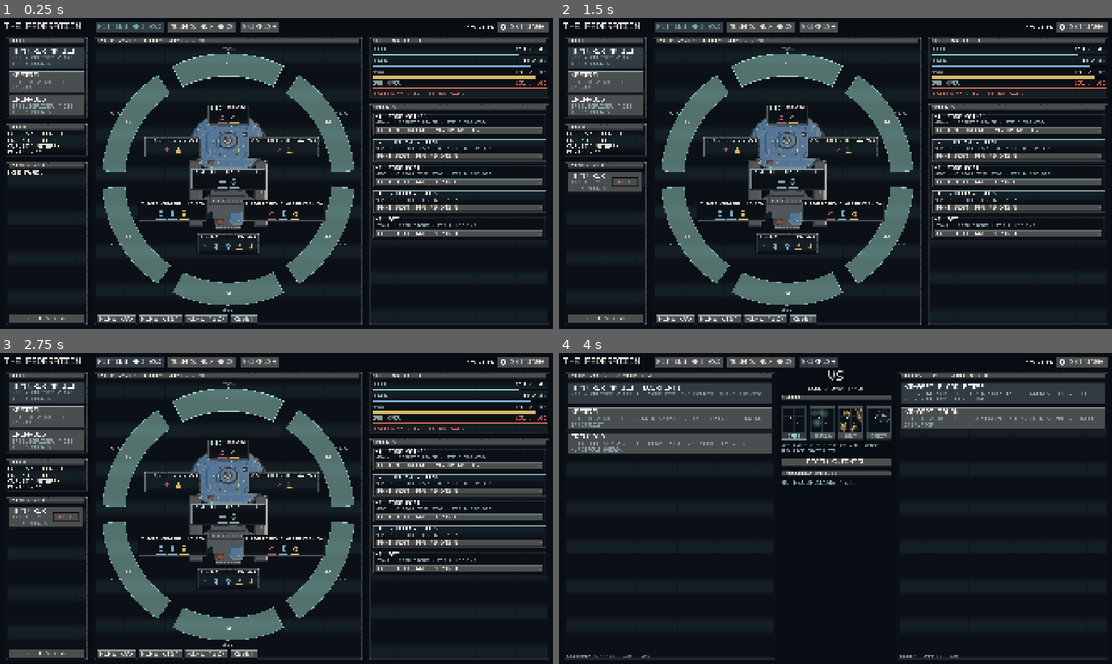
Above: before the commit, frames 1-4 (two rows, left to right).
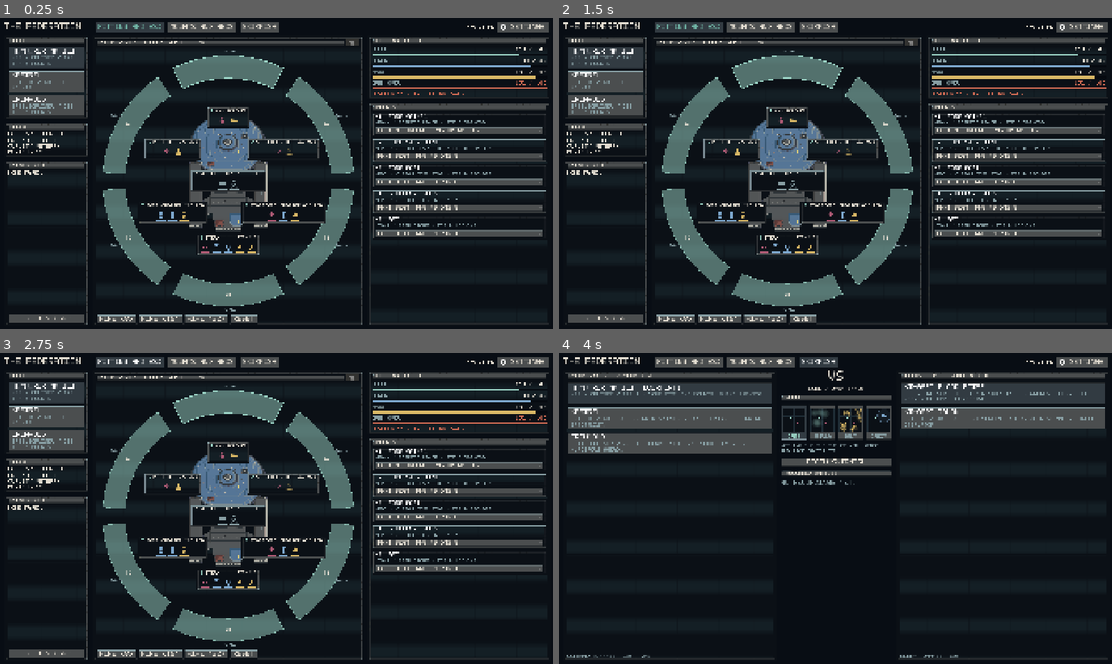
Above: after the commit, the same moments.

Repository: RubenTipparach/the-federation
Game: Godot game, scene res://scenes/main.tscn
The game is run twice, just before and just after one commit, with the same random seed, the same clock (stepped at 60 frames per second) and the same inputs.
Inputs (mouse positions are in pixels of both pictures, inside the frame that each line leads up to):
- Up to frame 1 (0.25 s): no input
- Up to frame 2 (1.5 s): click "SAVE THIS DESIGN" at 0.5 s; click (912, 42) at 1.27 s
- Up to frame 3 (2.75 s): click "Fitting and SSD" at 2 s
- Up to frame 4 (4 s): click "Mounts and arcs" at 2.75 s; click "Skirmish" at 3.5 s

The runs differ from the first frame. In frame 1, 4.7% of the frame differs, in the area x 17-65%, y 6-95%; in frame 2, 5.5%, in the area x 1-65%, y 6-95%; in frame 3, 5.5%; in frame 4, nothing differs.

Commit message:
Move discarding a design to the ship systems display
A delete button on every row is a delete button under every thumb, and it
was taking 90 pixels of a 288 wide column, which is what pushed the meta
line to three rows in the first place.

The trash sits on the SSD header instead, beside the name of the design it
would throw away, and it throws away the one the display is showing. It is
disabled until a saved design is loaded and goes dark again the moment the
fit stops being that design: picking a different hull, or discarding it.

Which design is loaded is checked against the file rather than tracked
through every path that could change the fit, because those paths are in
four screens and the fifth will be added without this being remembered.

SelectCard is a card again. Nothing needs a delete button on a row now, so
the button and its signal are gone rather than left unused.

One more white alpha mask from tools/gen_icons.py, drawn at 24 against the 48
pixel source, which is the exact halving nearest filtering wants.

Driven through all five states in a real run: nothing loaded, saved, hull
switched, design loaded, discarded. The file count goes 2 to 1, the row goes
with it, and the button disarms.

Co-Authored-By: Claude Opus 5 <noreply@anthropic.com>
Claude-Session: https://claude.ai/code/session_01CvwCzyN7nJMTRzM6y36WyC

Diff:
--- a/scenes/fitting.tscn
+++ b/scenes/fitting.tscn
@@ -1,9 +1,10 @@
-[gd_scene load_steps=5 format=3]
+[gd_scene load_steps=6 format=3]
 
 [ext_resource type="Script" path="res://src/ui/fitting_screen.gd" id="1"]
 [ext_resource type="Script" path="res://src/ui/ssd_control.gd" id="2"]
 [ext_resource type="PackedScene" path="res://scenes/ui/budget_bar.tscn" id="3"]
 [ext_resource type="PackedScene" path="res://scenes/ui/hull_view.tscn" id="4"]
+[ext_resource type="Texture2D" path="res://assets/icons/trsh.png" id="5"]
 
 [node name="Fitting" type="HBoxContainer"]
 anchors_preset = 15
@@ -104,11 +105,34 @@
 layout_mode = 2
 theme_override_constants/separation = 10
 
-[node name="Head" type="Label" parent="Center/V"]
-layout_mode = 2
+; The header names the design on the plate, and carries the one thing you can
+; do to a saved design that is not editing it. Discarding lives here rather
+; than on the row in the list, because a delete button sitting on every row is
+; a delete button under every thumb, and because what gets thrown away is what
+; the display is showing.
+
+[node name="Head" type="HBoxContainer" parent="Center/V"]
+layout_mode = 2
+
+[node name="Title" type="Label" parent="Center/V/Head"]
+layout_mode = 2
+size_flags_horizontal = 3
 theme_override_font_sizes/font_size = 13
 text = "SHIP SYSTEM DISPLAY"
 theme_type_variation = &"HeaderLabel"
+text_overrun_behavior = 1
+
+[node name="Discard" type="Button" parent="Center/V/Head"]
+custom_minimum_size = Vector2(48, 32)
+custom_maximum_size = Vector2(48, 32)
+propagate_maximum_size = true
+layout_mode = 2
+focus_mode = 0
+disabled = true
+expand_icon = true
+icon = ExtResource("5")
+tooltip_text = "Discard this saved design"
+theme_override_constants/icon_max_width = 24
 
 [node name="Ring" type="Control" parent="Center/V"]
 layout_mode = 2
--- a/scenes/ui/select_card.tscn
+++ b/scenes/ui/select_card.tscn
@@ -1,12 +1,12 @@
 [gd_scene load_steps=2 format=3]
 
 ; A pressable card with a title and a subtitle, reused by the hull list, the
-; skirmish design list, the enemy list and the settings panel's saved designs
+; skirmish design list, the enemy list and the shipyard's saved designs
 ; (CLAUDE.md 4.1: one card, four callers, parameterized rather than cloned).
 ;
-; Delete is authored here and hidden, rather than a fifth card scene existing
-; for the one list whose rows can be thrown away. Same pattern as the Fix
-; button on a station tab: the card configures it, it does not build it.
+; It carried a delete button for a while, for the saved designs. Discarding a
+; design now lives on the ship systems display beside the design it would
+; throw away, so the card is a card again.
 
 [ext_resource type="Script" path="res://src/ui/select_card.gd" id="1"]
 
@@ -44,24 +44,3 @@
 theme_override_font_sizes/font_size = 13
 text = "meta"
 autowrap_mode = 2
-
-[node name="Delete" type="Button" parent="."]
-visible = false
-custom_minimum_size = Vector2(90, 32)
-custom_maximum_size = Vector2(90, 32)
-propagate_maximum_size = true
-layout_mode = 1
-anchors_preset = 6
-anchor_left = 1.0
-anchor_top = 0.5
-anchor_right = 1.0
-anchor_bottom = 0.5
-offset_left = -102.0
-offset_top = -16.0
-offset_right = -12.0
-offset_bottom = 16.0
-grow_horizontal = 0
-grow_vertical = 2
-focus_mode = 0
-theme_override_font_sizes/font_size = 12
-text = "DELETE"
--- a/src/ui/fitting_screen.gd
+++ b/src/ui/fitting_screen.gd
@@ -25,6 +25,11 @@
 var _demo: ShipState
 var _wired: bool = false
 var _panels: Array = []  # six facings then the hull core, index is the sector
+## The saved design the display is currently showing, or empty when the fit was
+## built from a hull rather than loaded from disk. Only that one can be
+## discarded, and only while its file is still there and still names the hull
+## on screen, which is what _validate_loaded checks.
+var _loaded_path: String = ""
 
 
 ## Safe to call again when the session's fit is replaced from another screen:
@@ -45,17 +50,33 @@
 	$Center/V/Controls/Reset.pressed.connect(_reset_demo)
 	$Center/V/Ring.resized.connect(_layout_plate)
 	$Left/DesignsPanel/V/Save.pressed.connect(_on_save_design)
+	$Center/V/Head/Discard.pressed.connect(_on_discard_design)
 
 
 func refresh_from_session() -> void:
+	_validate_loaded()
 	_build_hull_list()
 	_build_design_list()
 	_rebuild_all()
 
 
-## Every saved design, newest first. Choosing one loads it; the delete button on
-## the card throws it away. The store is DesignStore, which a headless tool can
-## read the same files through.
+## Forget the loaded design when it stops being the one on screen. Checked
+## against the file rather than tracked through every path that could change
+## the fit, because those paths are in four screens and one of them will be
+## added without this being remembered.
+func _validate_loaded() -> void:
+	if not _loaded_path.is_empty():
+		var saved: ShipFit = DesignStore.read(_loaded_path)
+		if saved == null or saved.hull_id != session.fit.hull_id:
+			_loaded_path = ""
+	# Outside the branch on purpose: this also runs after a discard, when the
+	# path has just been cleared and the button has to go dark with it.
+	$Center/V/Head/Discard.disabled = _loaded_path.is_empty()
+
+
+## Every saved design, newest first. Choosing one loads it and marks it, which
+## is what arms the discard button on the display. The store is DesignStore,
+## which a headless tool can read the same files through.
 func _build_design_list() -> void:
 	var list: VBoxContainer = $Left/DesignsPanel/V/Scroll/DesignList
 	for child in list.get_children():
@@ -69,20 +90,32 @@
 		list.add_child(card)
 		card.setup(path, String(fit.hull()["name"]), DesignStore.describe(fit),
 			Palette.AMBER)
-		card.allow_delete(true)
-		card.chosen.connect(func(_id: String) -> void: design_chosen.emit(fit))
-		card.delete_requested.connect(_on_delete_design)
+		card.button_pressed = path == _loaded_path
+		card.chosen.connect(_on_design_card.bind(path, fit))
 		shown += 1
 	$Left/DesignsPanel/V/Empty.visible = shown == 0
 
 
+## Loading a design is also what puts it under the discard button, so the
+## button always throws away the thing the display is showing.
+func _on_design_card(_id: String, path: String, fit: ShipFit) -> void:
+	_loaded_path = path
+	design_chosen.emit(fit)
+
+
 func _on_save_design() -> void:
-	DesignStore.save(session.fit, int(Time.get_unix_time_from_system()))
+	_loaded_path = DesignStore.save(session.fit,
+		int(Time.get_unix_time_from_system()))
+	_validate_loaded()
 	_build_design_list()
 
 
-func _on_delete_design(path: String) -> void:
-	DesignStore.remove(path)
+func _on_discard_design() -> void:
+	if _loaded_path.is_empty():
+		return
+	DesignStore.remove(_loaded_path)
+	_loaded_path = ""
+	_validate_loaded()
 	_build_design_list()
 
 
@@ -189,7 +222,7 @@
 		var is_core: bool = sector == Sectors.FACING_COUNT
 		_panels[sector].refresh(
 			0.0 if is_core else _demo.shields[sector], _demo.shield_max, not is_core)
-	$Center/V/Head.text = "SHIP SYSTEM DISPLAY  %s" % String(
+	$Center/V/Head/Title.text = "SHIP SYSTEM DISPLAY  %s" % String(
 		session.fit.hull()["name"]).to_upper()
 
 
--- a/src/ui/select_card.gd
+++ b/src/ui/select_card.gd
@@ -1,19 +1,10 @@
 extends Button
 
 ## A pressable card with a title and a subtitle, reused by the hull list, the
-## skirmish design list, the enemy list and the settings panel's saved designs
+## skirmish design list, the enemy list and the shipyard's saved designs
 ## (CLAUDE.md 4.1: one card, four callers, parameterized rather than cloned).
 
 signal chosen(id: String)
-## Only the settings panel connects this, and only after allow_delete. A card
-## that cannot be deleted never emits it.
-signal delete_requested(id: String)
-
-## How far the body pulls in when the delete button is showing, so a long
-## subtitle wraps beside the button instead of running underneath it: the
-## button's authored width and margins, and nothing else.
-const DELETE_INSET: float = -108.0
-const PLAIN_INSET: float = -14.0
 
 var id: String = ""
 
@@ -29,20 +20,5 @@
 		pressed.connect(_on_pressed)
 
 
-## Show the delete button, for the one list whose rows can be thrown away. Off
-## by default, so the three lists that only choose are unchanged.
-func allow_delete(on: bool) -> void:
-	$Delete.visible = on
-	$Body.offset_right = DELETE_INSET if on else PLAIN_INSET
-	if on:
-		Paint.tint($Delete, "font_color", Palette.CRIT)
-		if not $Delete.pressed.is_connected(_on_delete):
-			$Delete.pressed.connect(_on_delete)
-
-
 func _on_pressed() -> void:
 	chosen.emit(id)
-
-
-func _on_delete() -> void:
-	delete_requested.emit(id)
Binary file added: assets/icons/trsh.png
Not shown, added: assets/icons/trsh.png.import
Not shown, changed: tools/gen_icons.py
